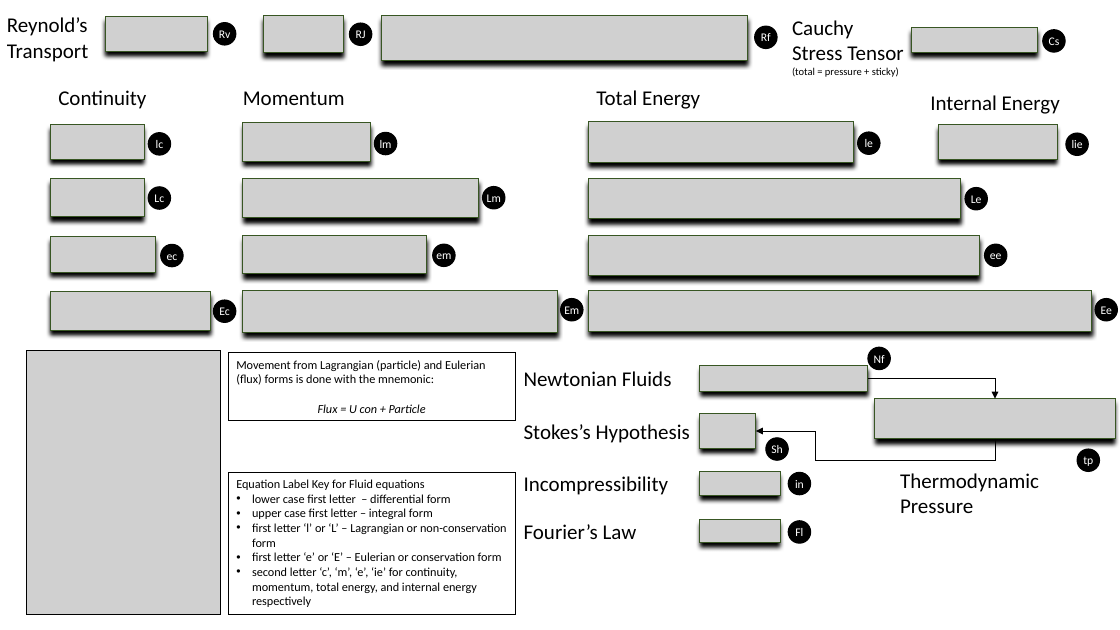
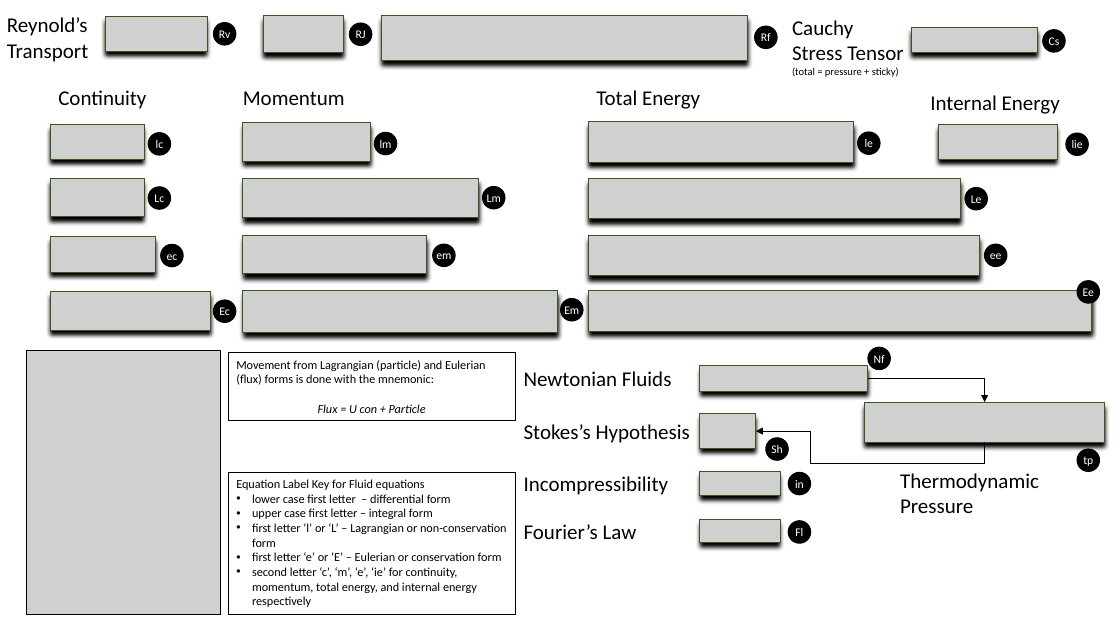
Before and after one commit to gravmath/BlogWyrm, a slide deck: slide 1 of Posts/2020/General Fluid Equations.pptx. Drawn at 1120x630 pixels with LibreOffice and Linux fonts; fonts in the diff are those of the drawing; grey boxes stand for pictures. Boxes give left, top, right and bottom in pixels: in the first picture for what was removed or moved away, otherwise in the second. Text is boxed around its words. In the diff, an @@ line names an element or a change of style, - is before the commit and + after.

```diff
--- a/Posts/2020/General Fluid Equations.pptx
+++ b/Posts/2020/General Fluid Equations.pptx
@@ ellipse "Ee": place and size @@
-ellipse "Ee" at bbox=[1096, 298, 1118, 321]
+ellipse "Ee" at bbox=[1077, 281, 1100, 303]
@@ elbow arrow moved from (868, 378) - (996, 399) to (868, 378) - (985, 402) @@
@@ picture: place and size @@
-picture at bbox=[875, 399, 1116, 439]
+picture at bbox=[865, 402, 1105, 443]
@@ elbow arrow moved from (996, 439) - (756, 431) to (985, 443) - (756, 431) @@
```
Also in this commit, not shown: 11 other files.
